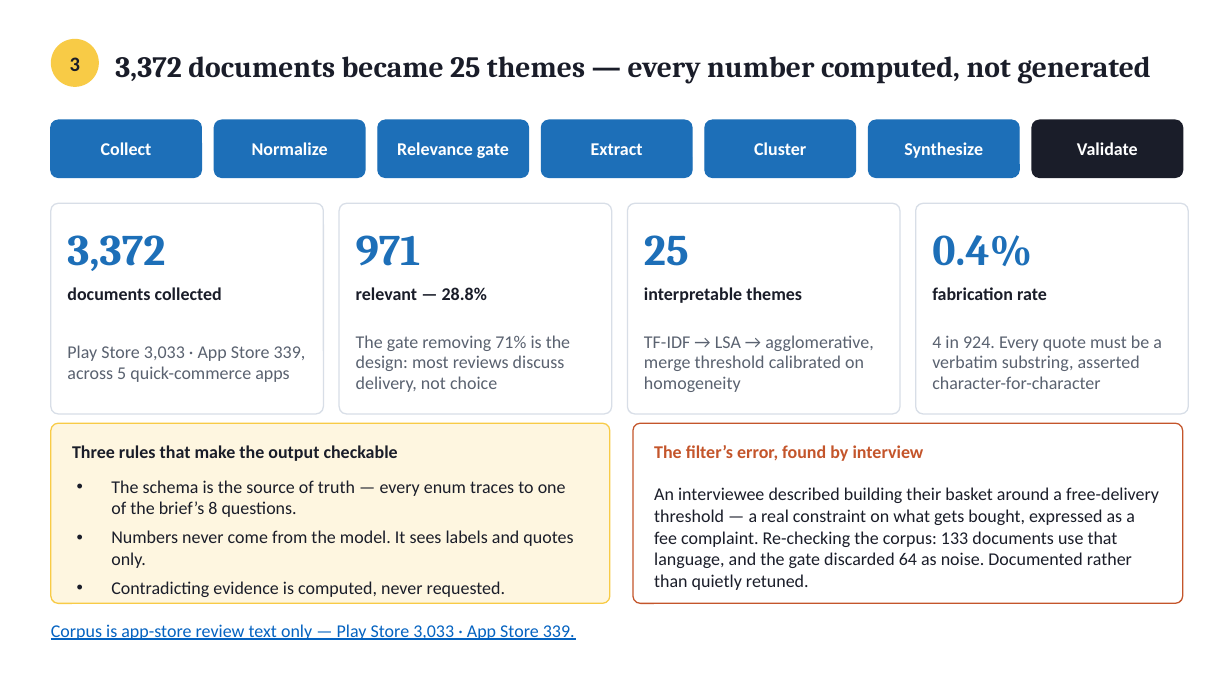
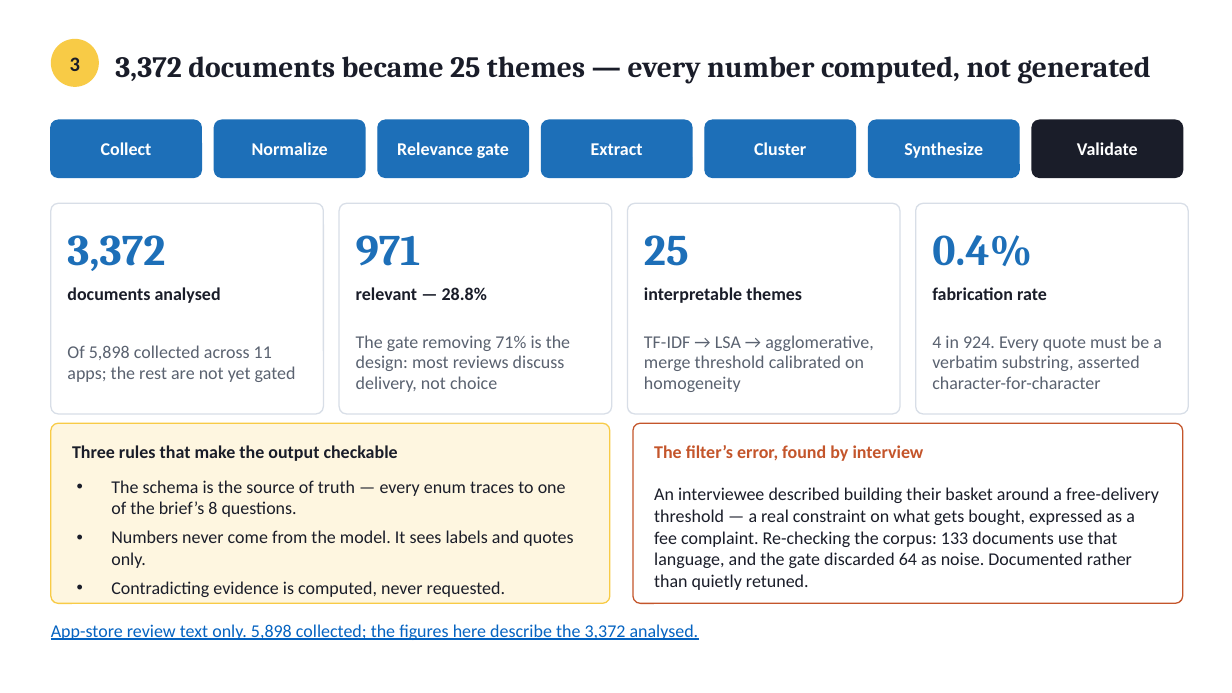
Before and after one commit to ayushbisht-source/Blinkit, a slide deck: slide 3 of deck/Blinkit-Category-Exploration.pptx. Drawn at 1232x693 pixels with LibreOffice and Linux fonts; fonts in the diff are those of the drawing. Boxes give left, top, right and bottom in pixels: in the first picture for what was removed or moved away, otherwise in the second. Text is boxed around its words. In the diff, an @@ line names an element or a change of style, - is before the commit and + after.

```diff
--- a/deck/Blinkit-Category-Exploration.pptx
+++ b/deck/Blinkit-Category-Exploration.pptx
@@ text at <box>67,287,221,303</box>: text changed @@
-documents collected
+documents analysed
@@ text at <box>67,345,296,382</box>: text changed @@
-Play Store 3,033 · App Store 339, across 5 quick-commerce apps
+Of 5,898 collected across 11 apps; the rest are not yet gated
@@ text at <box>51,624,699,640</box>: text changed @@
-Corpus is app-store review text only — Play Store 3,033 · App Store 339.
+App-store review text only. 5,898 collected; the figures here describe the 3,372 analysed.
```
Also in this commit, not shown: 2 other files.
